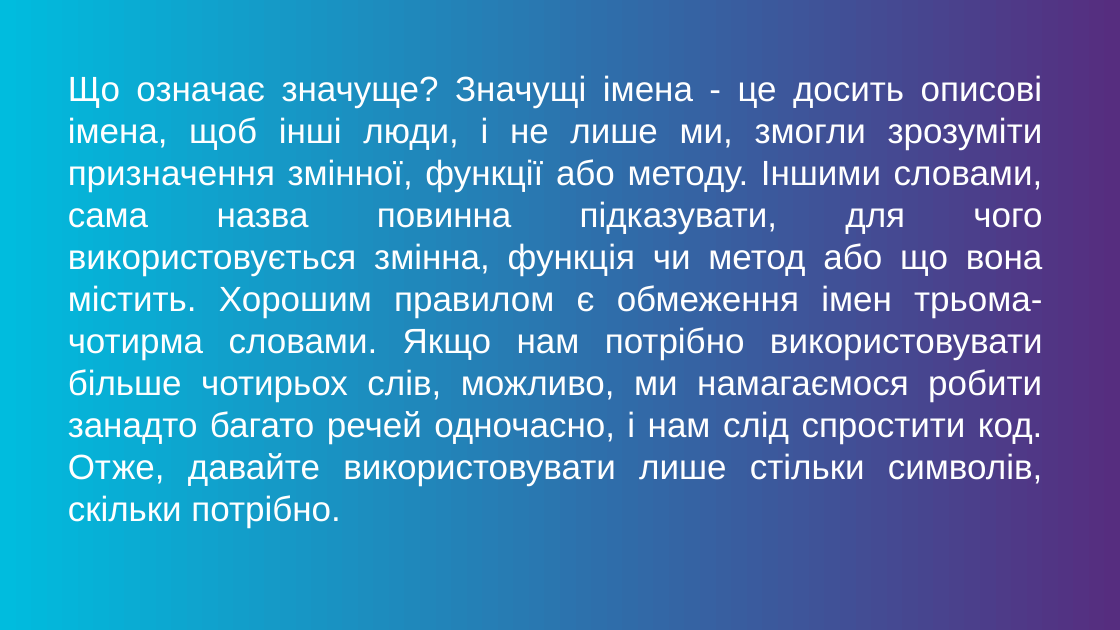
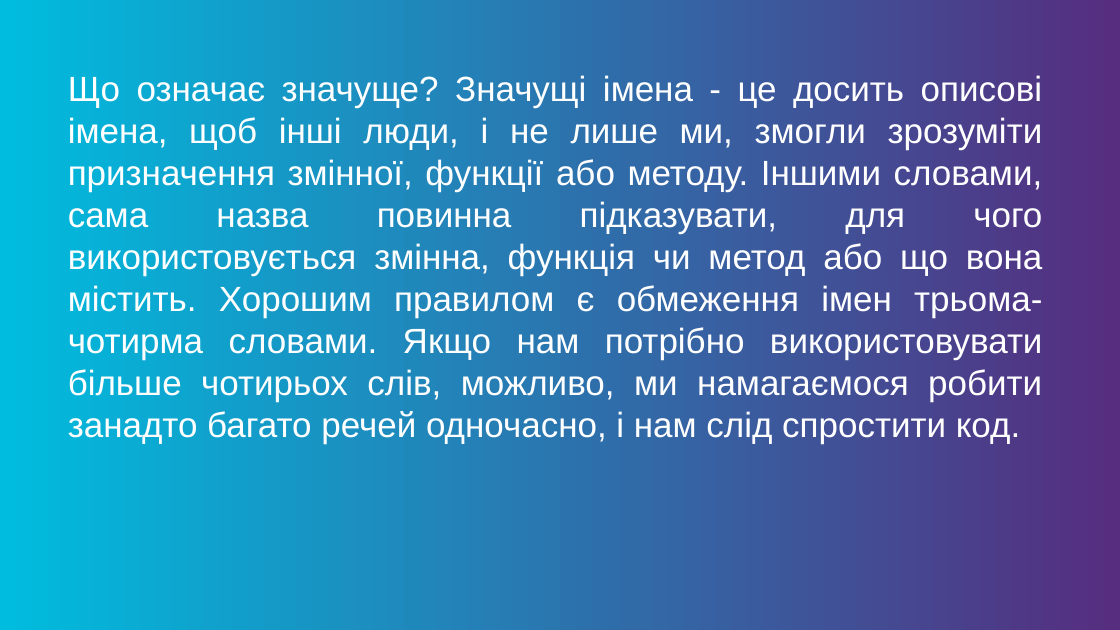
Before and after one commit to idzhersh/HomeWork, a slide deck: slide 7 of clean coding 2020.pptx. Drawn at 1120x630 pixels with LibreOffice and Linux fonts; fonts in the diff are those of the drawing; background and template pictures are left out. Boxes give left, top, right and bottom in pixels: in the first picture for what was removed or moved away, otherwise in the second. Text is boxed around its words. In the diff, an @@ line names an element or a change of style, - is before the commit and + after.

```diff
--- a/clean coding 2020.pptx
+++ b/clean coding 2020.pptx
@@ text at (x1=68, y1=75, x2=1043, y2=444): text changed @@
-Що означає значуще? Значущі імена - це досить описові імена, щоб інші люди, і не лише ми, змогли зрозуміти призначення змінної, функції або методу. Іншими словами, сама назва повинна підказувати, для чого використовується змінна, функція чи метод або що вона містить. Хорошим правилом є обмеження імен трьома-чотирма словами. Якщо нам потрібно використовувати більше чотирьох слів, можливо, ми намагаємося робити занадто багато речей одночасно, і нам слід спростити код. Отже, давайте використовувати лише стільки символів, скільки потрібно.
+Що означає значуще? Значущі імена - це досить описові імена, щоб інші люди, і не лише ми, змогли зрозуміти призначення змінної, функції або методу. Іншими словами, сама назва повинна підказувати, для чого використовується змінна, функція чи метод або що вона містить. Хорошим правилом є обмеження імен трьома-чотирма словами. Якщо нам потрібно використовувати більше чотирьох слів, можливо, ми намагаємося робити занадто багато речей одночасно, і нам слід спростити код.
```
Also in this commit, not shown: 7 other slides changed, 1 slide added, 6 slides removed, 1 other file.
